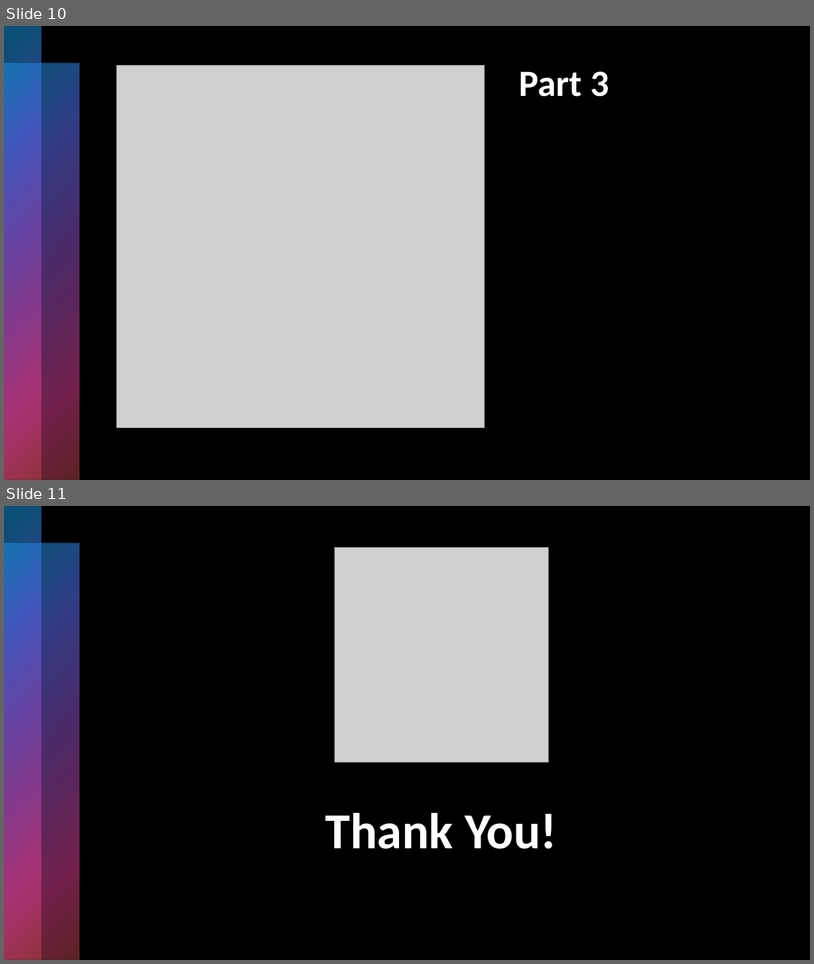
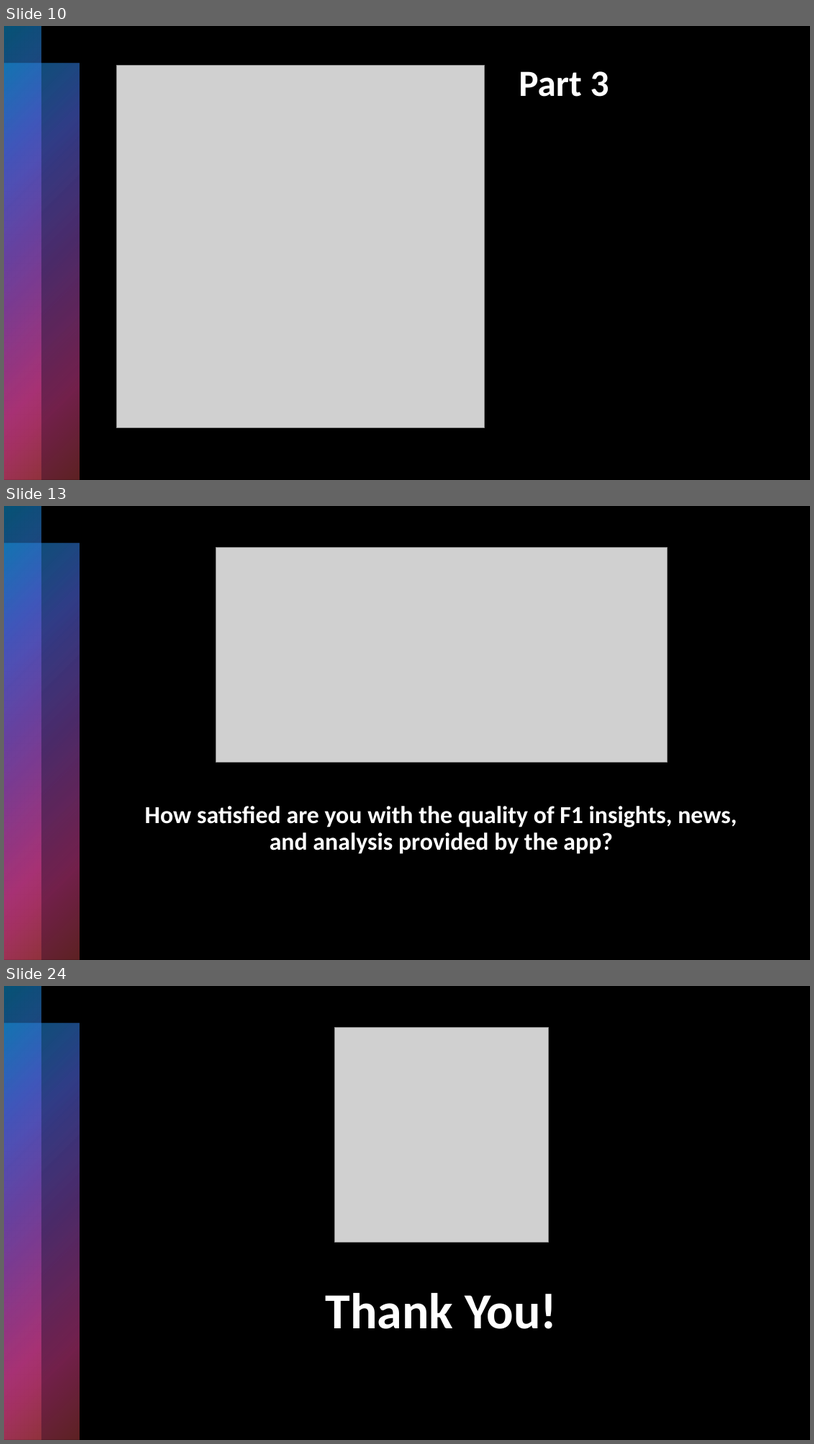
Before and after one commit to andrzejjnk/F1App, a slide deck: CEM/CEM.pptx. Shown one above the other, each under a label of ours: slides 10 and 11 before the commit, slides 10, 13 and 24 after it; the slides between them are not shown. The pictures are 814x964 and 814x1444 pixels, drawn with LibreOffice and Linux fonts; fonts in the diff are those of the drawing; grey boxes stand for pictures. Boxes give left, top, right and bottom in pixels: in the first picture for what was removed or moved away, otherwise in the second. Text is boxed around its words. In the diff, an @@ line names an element or a change of style, - is before the commit and + after.

```diff
--- a/CEM/CEM.pptx
+++ b/CEM/CEM.pptx
@@ slide 13 added at [4,506,810,960], background #000000; not listed: 2 template elements that a slide beside it also shows @@
@@ rectangle added at [4,506,95,960], fill gradient #0BA5E8 to #5066E1 to #894EC0 to #E54196 to #BE4449 @@
@@ rectangle added at [4,506,810,960], fill #000000 @@
@@ rectangle added at [4,506,41,960], fill gradient #0BA5E8 to #5066E1 to #894EC0 to #E54196 to #BE4449 @@
@@ rectangle added at [4,543,79,960], fill gradient #0BA5E8 to #5066E1 to #894EC0 to #E54196 to #BE4449 @@
@@ picture added at [216,548,668,762] @@
@@ rectangle added at [4,597,188,960], fill gradient #0BA5E8 to #5066E1 to #894EC0 to #E54196 to #BE4449 @@
@@ title added at [145,806,737,854], 29 pt, text #FFFFFF, bold @@
+How satisfied are you with the quality of F1 insights, news, and analysis provided by the app?
@@ what was slide 11 is now slide 24 @@
```
Also in this commit, not shown: 12 other slides added, 14 other files.
